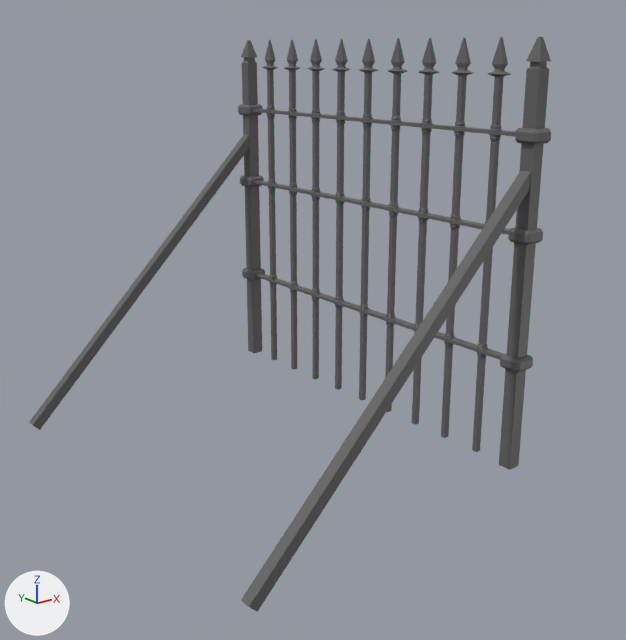
Before and after pictures for a commit that changed the FBX model Assets/Modelos/Rejas.fbx.
Before and after are seen from a camera (50 mm lens) standing at (-26.61, -98.52, 11.06) and looking at (-12.48, -80.86, 3.99). The axes (+X, +Y, +Z) are drawn at lower left. The lights are the same throughout.
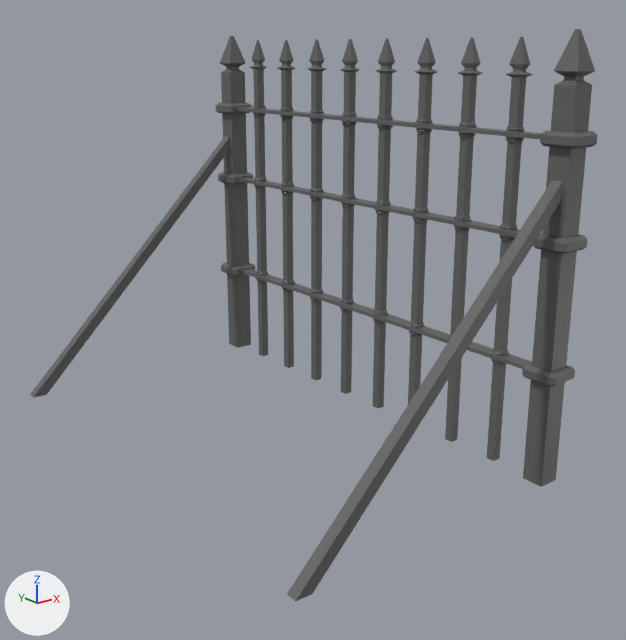
Edits to the bpy script that builds the scene:
```text
Change me_cube_095:
    used by ob_cube_007; location = (-9.39, -84.41, 9.04)
    remove me_cube_095.from_pydata(...)  # 216 vertices, 220 faces; spans x -8.53..0.33, y -1.28..11.14, z -9.35..2.27
    add me_cube_095.from_pydata(...)  # 2984 vertices, 2822 faces; spans x -8.06..0.5, y -7.39..7.37, z -5.5..5.59
    me_cube_095 part 1: a new loose piece, a box spanning x -0.2..0.2, y -6.84..6.89, z 3.16..3.26, in mat_material_003 (dark grey #636363)
    me_cube_095 part 2: a new loose piece, a box spanning x -0.2..0.2, y -6.84..6.89, z 0.75..0.86, in mat_material_003 (dark grey #636363)
    me_cube_095 part 3: a new loose piece, a box spanning x -0.2..0.2, y -6.84..6.89, z -2.55..-2.45, in mat_material_003 (dark grey #636363)
    me_cube_095 part 4: the loose piece of 24 vertices spanning x -0.33..0.33, y 10.48..11.14, z -0.13..0.22 is scaled about its middle by (1.53, 1.53, 1), then moved by (0.0, -3.94, 3.17)
    me_cube_095 part 5: the loose piece of 24 vertices spanning x -0.33..0.33, y 10.48..11.14, z -2.53..-2.19 is scaled about its middle by (1.53, 1.53, 1), then moved by (0.0, -3.94, 3.17)
    me_cube_095 part 6: the loose piece of 24 vertices spanning x -0.33..0.33, y 10.48..11.14, z -5.84..-5.49 is scaled about its middle by (1.53, 1.53, 1), then moved by (0.0, -3.94, 3.17)
    me_cube_095 part 7: the loose piece of 24 vertices spanning x -0.33..0.33, y -1.28..-0.63, z -0.13..0.22 is scaled about its middle by (1.53, 1.53, 1), then moved by (0.0, -5.94, 3.17)
    me_cube_095 part 8: the loose piece of 24 vertices spanning x -0.33..0.33, y -1.28..-0.63, z -2.53..-2.19 is scaled about its middle by (1.53, 1.53, 1), then moved by (0.0, -5.94, 3.17)
    me_cube_095 part 9: the loose piece of 24 vertices spanning x -0.33..0.33, y -1.28..-0.63, z -5.84..-5.49 is scaled about its middle by (1.53, 1.53, 1), then moved by (0.0, -5.94, 3.17)
    me_cube_095 part 10: the loose piece of 24 vertices spanning x -0.2..0.2, y -1.16..-0.75, z -8.61..2.27 is rebuilt with 32 vertices and now spans x -0.18..0.18, y -1.04..-0.5, z -5.44..5.44
    me_cube_095 part 11: the loose piece of 24 vertices spanning x -0.2..0.2, y 10.61..11.01, z -8.61..2.27 is deleted
    me_cube_095 part 12: the loose piece of 12 vertices spanning x -8.53..0.06, y 10.66..10.96, z -9.35..-0.76 is deleted
    me_cube_095 part 13: 12 vertices removed from x -8.53..0.06, y -1.11..-0.8, z -9.35..-0.76; 2784 vertices added at x -8.06..0.32, y -7.22..7.19, z -5.5..5.59
Remove ob_cube_025:
    ob_cube_025 = bpy.data.objects.new('Cube.025', me_cube_088)
    ob_cube_025.location = (-13.14, -79.48, 5.86)
Change ob_cube_007:
    ob_cube_007.location: (-9.39, -84.41, 9.04) -> (-9.39, -79.47, 5.87)
```

Location of each change, [x1, y1, x2, y2] in pixels of the pictures (626 x 640 px; the box of a moved part takes in the faces that stretch with it):
'Cube.007', reshaped, moved (9% wider): before [29, 37, 551, 612]; after [30, 29, 598, 601]
'Cube.025', deleted: before [253, 37, 516, 452]
part 1 of me_cube_095, added: after [237, 107, 541, 139]
part 2 of me_cube_095, added: after [239, 177, 520, 237]
part 3 of me_cube_095, added: after [241, 268, 532, 369]
part 4 of me_cube_095, moved or reshaped: before [238, 104, 262, 116]; after [216, 103, 252, 114]
part 5 of me_cube_095, moved or reshaped: before [240, 175, 264, 187]; after [218, 172, 253, 185]
part 6 of me_cube_095, moved or reshaped: before [242, 268, 265, 280]; after [221, 263, 255, 276]
part 7 of me_cube_095, moved or reshaped: before [515, 128, 551, 145]; after [540, 130, 598, 149]
part 8 of me_cube_095, moved or reshaped: before [508, 227, 543, 245]; after [533, 233, 588, 254]
part 9 of me_cube_095, moved or reshaped: before [500, 353, 533, 373]; after [522, 363, 575, 387]
part 10 of me_cube_095, rebuilt (53% narrower, 15% shorter): before [499, 37, 551, 470]; after [373, 39, 397, 408]
part 11 of me_cube_095, deleted: before [241, 40, 262, 353]
part 12 of me_cube_095, deleted: before [29, 135, 249, 430]
part 13 of me_cube_095, built on: before [241, 171, 531, 612]; after [30, 29, 595, 601]
